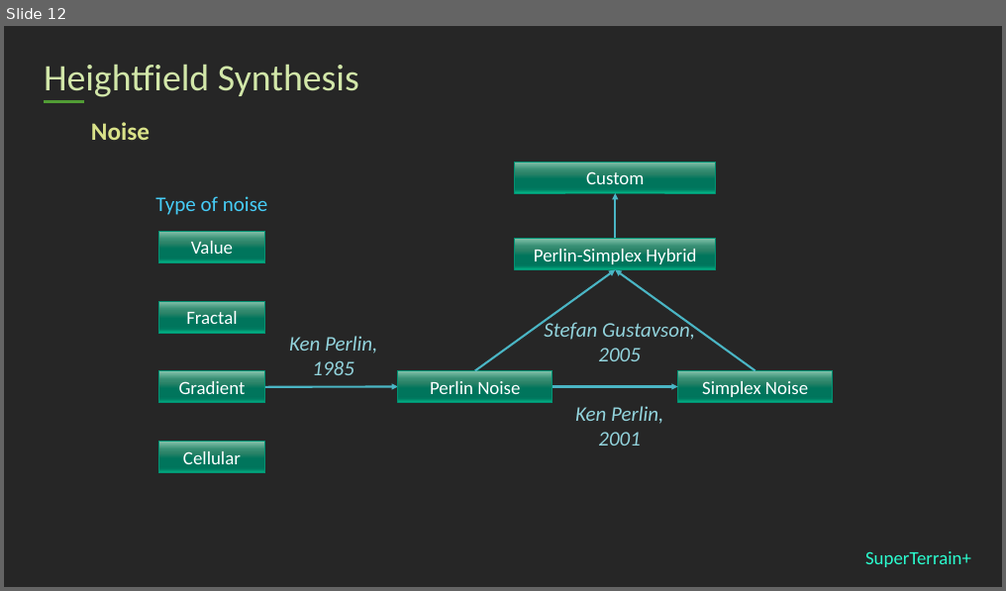
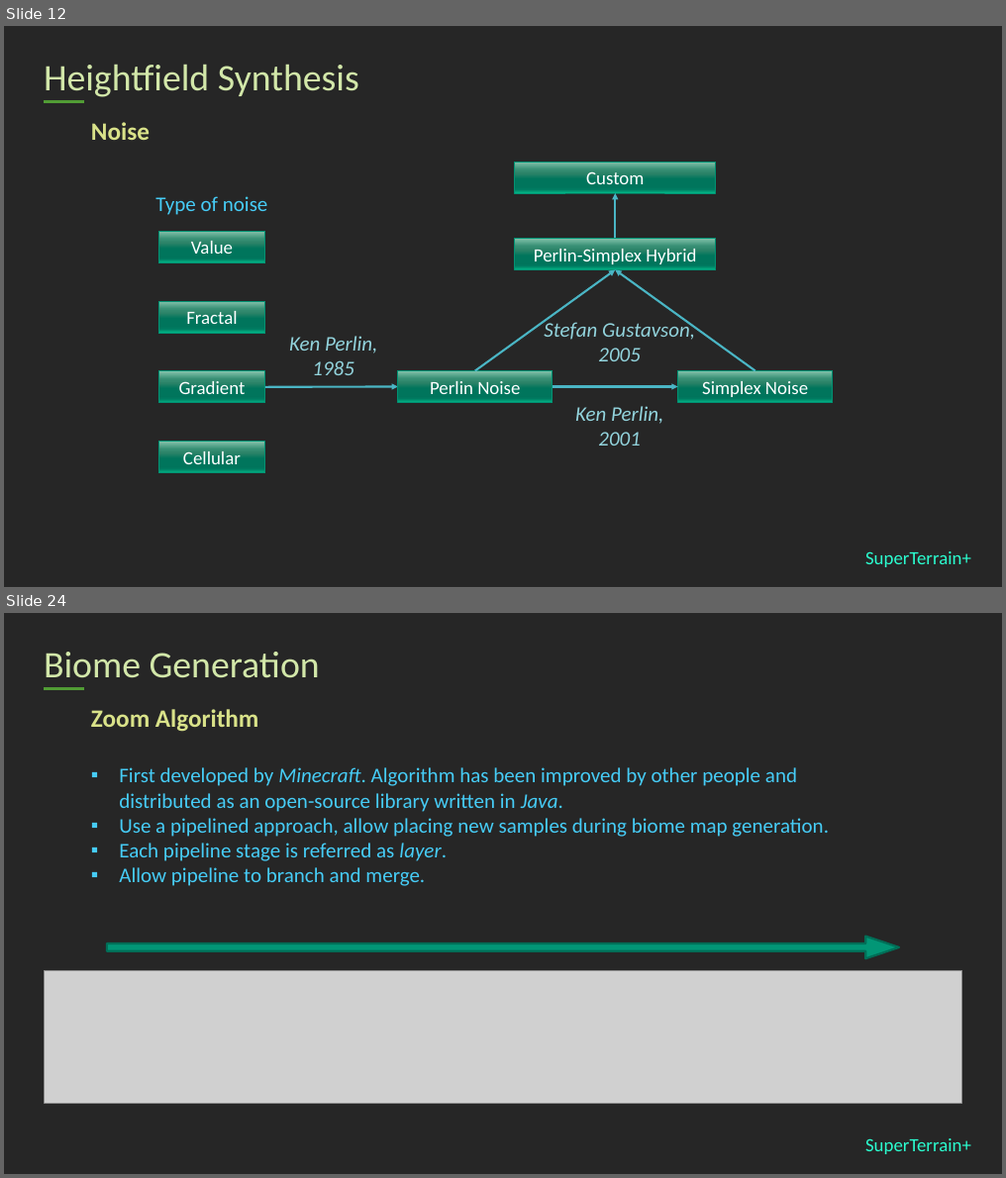
Before and after one commit to stephen-hqxu/superterrainplus, a slide deck: Report/Presentation/stephen-presentation.pptx. Shown one above the other, each under a label of ours: slide 12 before the commit, slides 12 and 24 after it; the slides between them are not shown. The pictures are 1006x591 and 1006x1178 pixels, drawn with LibreOffice and Linux fonts; fonts in the diff are those of the drawing; grey boxes stand for pictures. Boxes give left, top, right and bottom in pixels: in the first picture for what was removed or moved away, otherwise in the second. Text is boxed around its words. In the diff, an @@ line names an element or a change of style, - is before the commit and + after.

```diff
--- a/Report/Presentation/stephen-presentation.pptx
+++ b/Report/Presentation/stephen-presentation.pptx
@@ slide 24 added at bbox=[4, 613, 1002, 1174], background #262626; not listed: 2 template elements that a slide beside it also shows @@
@@ title added at bbox=[44, 652, 320, 678], 36 pt, text #D2E7A9 @@
+Biome Generation
@@ text added at bbox=[91, 709, 259, 732], 24 pt, text #D9E289, bold @@
+Zoom Algorithm
@@ text added at bbox=[119, 767, 829, 886], 20 pt, text #46CCF6 @@
+▪ First developed by Minecraft. Algorithm has been improved by other people and distributed as an open-source library written in Java.
+▪ Use a pipelined approach, allow placing new samples during biome map generation.
+▪ Each pipeline stage is referred as layer.
+▪ Allow pipeline to branch and merge.
@@ right arrow added at bbox=[107, 937, 899, 959], fill #029676, outline #016F57 2 pt @@
@@ picture added at bbox=[44, 970, 961, 1103] @@
```
Also in this commit, not shown: 2 slides changed, 14 other slides added, 17 other files.
